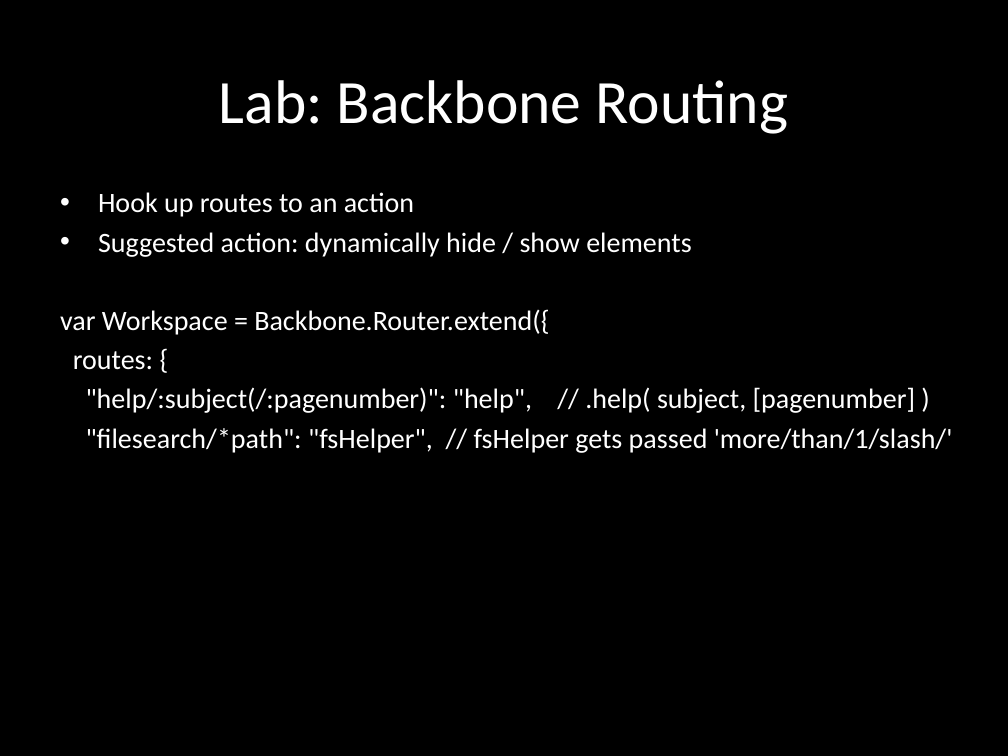
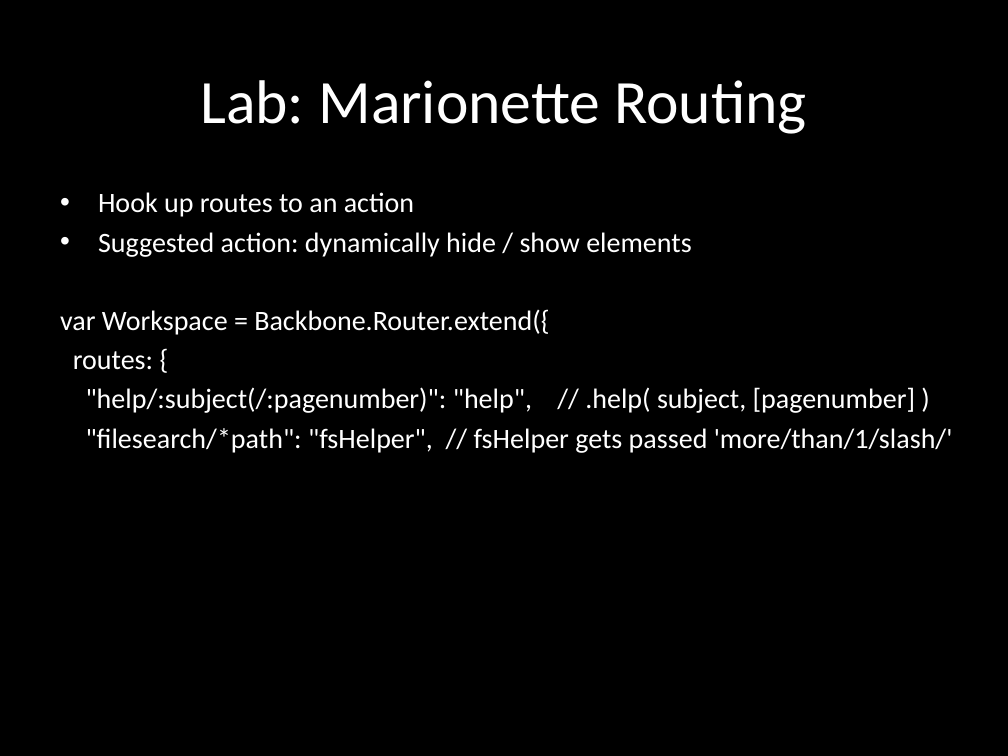
Before and after one commit to eliasjames/training-macys-20160929, a slide deck: slide 7 of slides/Backbone Slides Day 3.pptx (slide 4 before the commit). Drawn at 1008x756 pixels with LibreOffice and Linux fonts; fonts in the diff are those of the drawing. Boxes give left, top, right and bottom in pixels: in the first picture for what was removed or moved away, otherwise in the second. Text is boxed around its words. In the diff, an @@ line names an element or a change of style, - is before the commit and + after.

```diff
--- a/slides/Backbone Slides Day 3.pptx
+++ b/slides/Backbone Slides Day 3.pptx
@@ title at (200, 80, 807, 134): text changed @@
-Lab: Backbone Routing
+Lab: Marionette Routing
```
Also in this commit, not shown: 3 other slides changed, 3 slides added, 2 other files.
